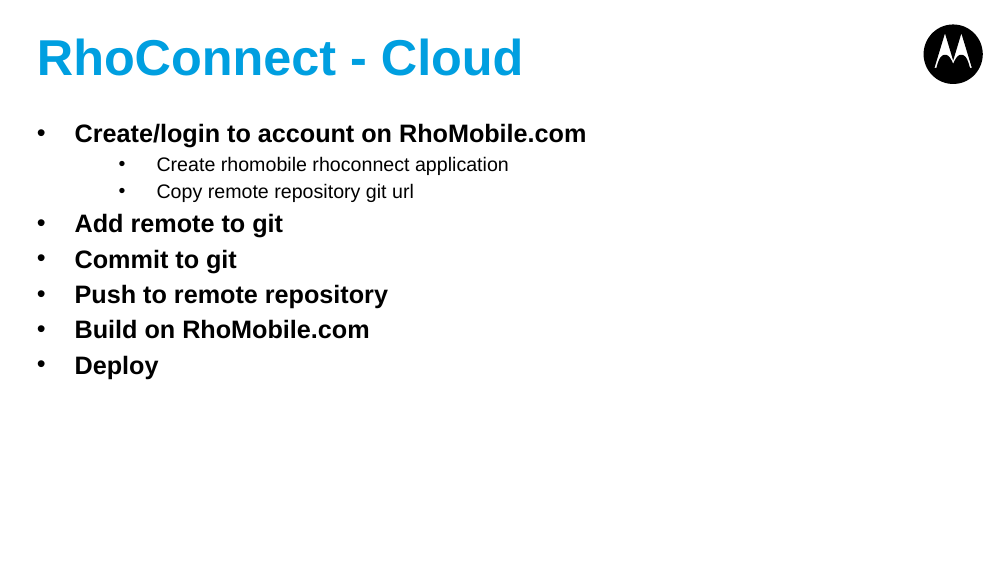
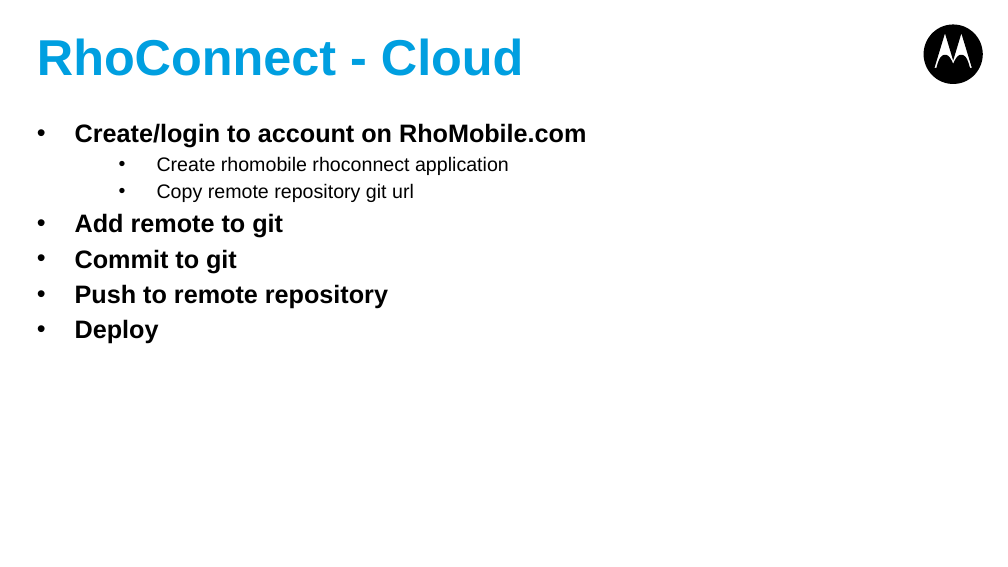
Before and after one commit to shurab/Rhoconnect-Demo, a slide deck: slide 15 of Rhoconnect-appforum.pptx. Drawn at 1008x567 pixels with LibreOffice and Linux fonts; fonts in the diff are those of the drawing. Boxes give left, top, right and bottom in pixels: in the first picture for what was removed or moved away, otherwise in the second. Text is boxed around its words. In the diff, an @@ line names an element or a change of style, - is before the commit and + after.

```diff
--- a/Rhoconnect-appforum.pptx
+++ b/Rhoconnect-appforum.pptx
@@ text at bbox=[75, 319, 369, 339]: paragraph removed @@
-• Build on RhoMobile.com
```
Also in this commit, not shown: 1 other slide changed, 1 slide added.
